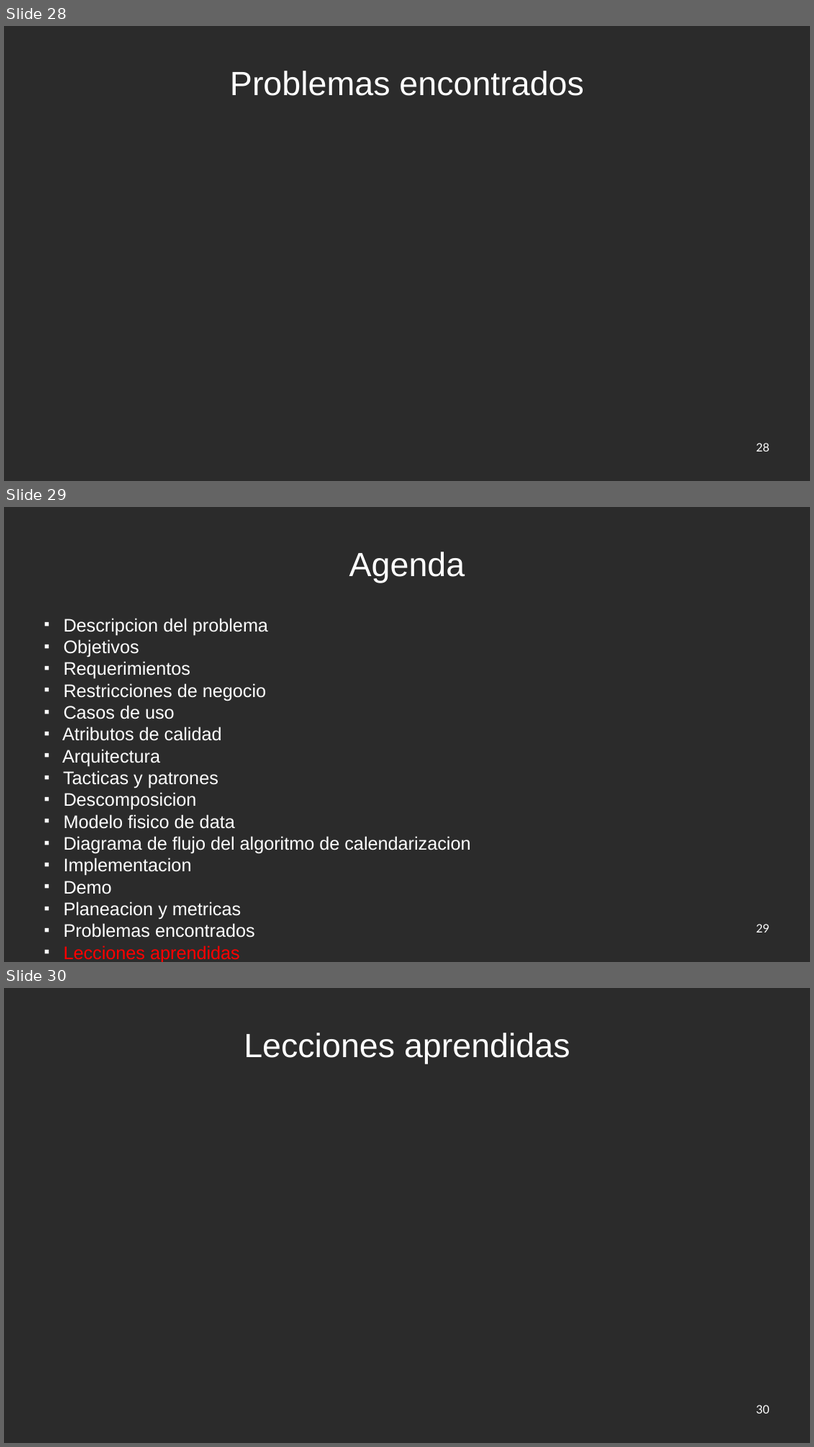
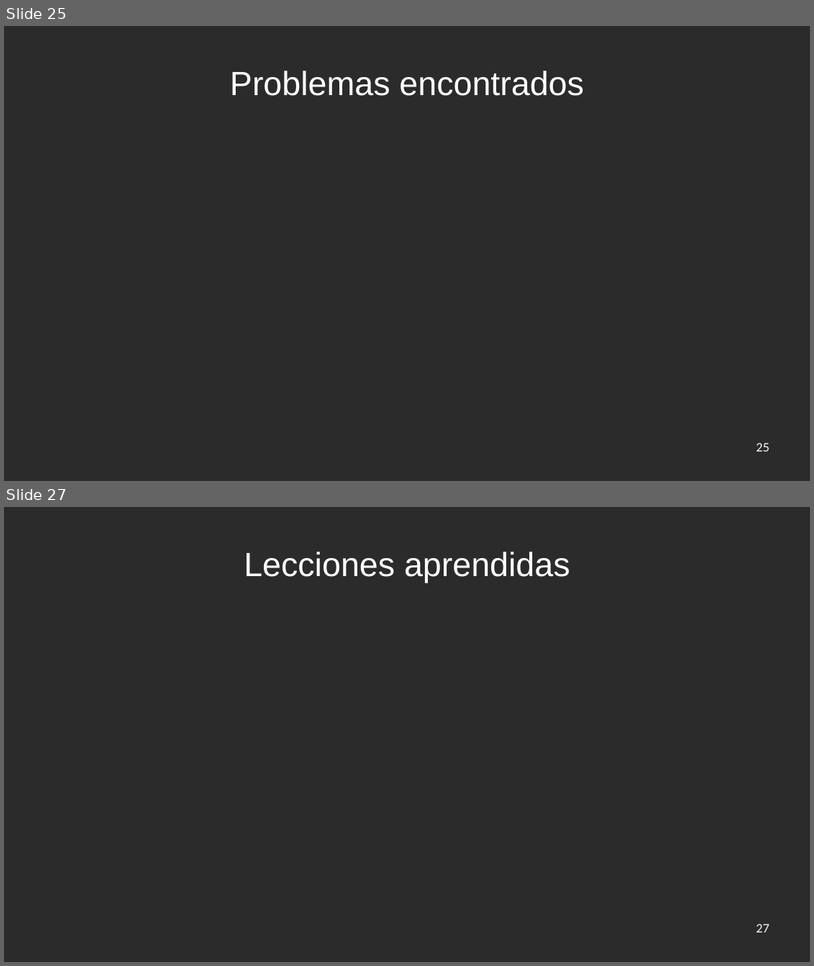
Before and after one commit to jw92/PPR, a slide deck: final.odp. Shown one above the other, each under a label of ours: slides 28, 29 and 30 before the commit, slides 25 and 27 after it; the slides between them are not shown. The pictures are 814x1447 and 814x966 pixels, drawn with LibreOffice and Linux fonts; fonts in the diff are those of the drawing; background and template pictures are left out; a plain dark background stands for a picture behind light text. Boxes give left, top, right and bottom in pixels: in the first picture for what was removed or moved away, otherwise in the second. Text is boxed around its words. In the diff, an @@ line names an element or a change of style, - is before the commit and + after.

```diff
--- a/final.odp
+++ b/final.odp
@@ slide 29 removed at box(4, 507, 810, 962), background picture (left out) @@
@@ title removed at box(350, 552, 466, 583) @@
-Agenda
@@ subtitle removed at box(62, 618, 471, 938) @@
-■ Descripcion del problema
-■ Objetivos
-■ Requerimientos
-  ■ Restricciones de negocio
-  ■ Casos de uso
-■ Atributos de calidad
-■ Arquitectura
-  ■ Tacticas y patrones
-  ■ Descomposicion
-  ■ Modelo fisico de data
-  ■ Diagrama de flujo del algoritmo de calendarizacion
-  ■ Implementacion
-■ Demo
-■ Planeacion y metricas
-■ Problemas encontrados
-■ Lecciones aprendidas
@@ page number removed at box(756, 924, 770, 933) @@
-29
@@ what was slide 28 is now slide 25 @@
@@ page number at box(756, 443, 770, 452): text changed @@
-28
+25
@@ what was slide 30 is now slide 27 @@
@@ page number at box(756, 924, 770, 933): text changed @@
-30
+27
```
Also in this commit, not shown: 10 slides changed, 14 slides added, 16 other slides removed.
